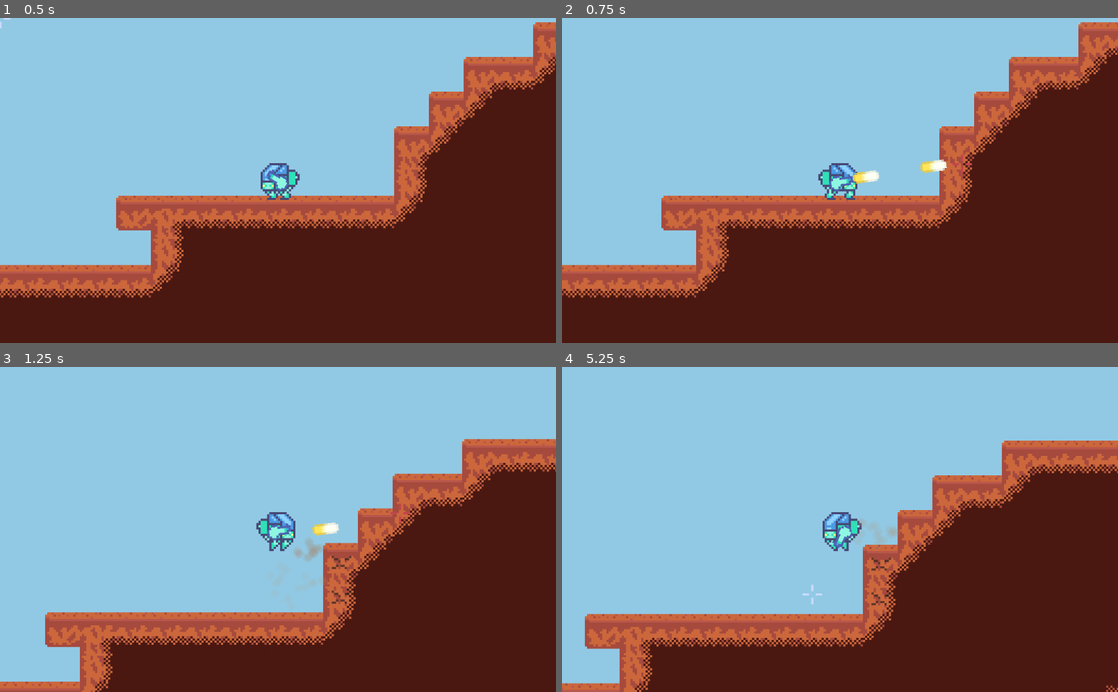
Above: before the commit, frames 1-4 (two rows, left to right).
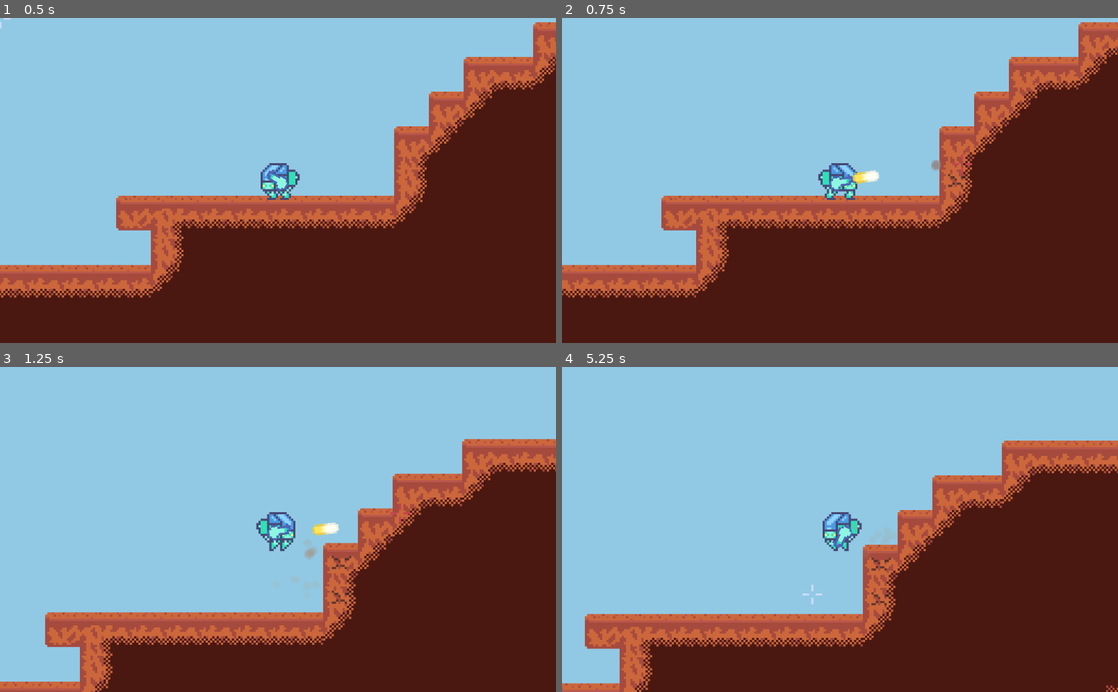
Above: after the commit, the same moments.

Repository: MichaelRRyan/Mecha-Miners
Game: Godot game, scene res://scenes/Gameplay.tscn
Two runs of this game, one before a commit and one after it. Both use one fixed random seed, a clock stepped at 60 frames per second and the inputs below.
Inputs (mouse positions are in pixels of both pictures, inside the frame that each line leads up to):
- Up to frame 1 (0.5 s): no input
- Up to frame 2 (0.75 s): tap Enter at 0.5 s; move the mouse to (962, 164) at 0.52 s; press the mouse at (962, 164) at 0.53 s; hold D (move_right) from 0.53 s (still down)
- Up to frame 3 (1.25 s): keep holding D (move_right); tap W (jump) at 0.77 s
- Up to frame 4 (5.25 s): move the mouse to (728, 545) at 1.27 s; release D (move_right) at 1.28 s; release the mouse at (728, 545) at 1.28 s; hold A (move_left) 1.28-2 s; tap H (toggle_network_panel) at 1.35, 5.1 s; tap W (jump) at 1.52 s; click (840, 549) at 2.02 s; type "12" at 2.1 s; click "Host" at 2.75 s; click "Join" at 3.5 s; move the mouse to (895, 458) at 4.27 s; press the mouse at (895, 458) at 4.28 s; hold D (move_right) from 4.28 s (still down); move the mouse to (812, 594) at 5.02 s; release the mouse at (812, 594) at 5.03 s

Frame 1 is identical in both runs. In frame 2, 0.2% of the frame differs, in the area x 64-73%, y 43-53%; in frame 3, 0.1%; in frame 4, less than 0.1%.
Error in both runs: Invalid call. Nonexistent function 'close_server' in base 'Node (Network.gd)'. (res://scripts/NetworkPanel.gd:47)

Commit message:
Fixed issue with particle direction

Diff:
--- a/scenes/Bullet.tscn
+++ b/scenes/Bullet.tscn
@@ -4,8 +4,8 @@
 [ext_resource path="res://scripts/Bullet.gd" type="Script" id=2]
 
 [sub_resource type="CapsuleShape2D" id=1]
-radius = 1.0
-height = 2.0
+radius = 2.5
+height = 6.0
 
 [node name="Bullet" type="KinematicBody2D"]
 collision_layer = 2
--- a/scenes/BulletHitParticle.tscn
+++ b/scenes/BulletHitParticle.tscn
@@ -18,7 +18,7 @@
 curve = SubResource( 3 )
 
 [sub_resource type="Curve" id=5]
-_data = [ Vector2( 0, 1 ), 0.0, 0.0, 0, 0, Vector2( 0.577778, 1 ), 0.0, -0.597336, 1, 0, Vector2( 1, 0 ), -3.63799, 0.0, 0, 0 ]
+_data = [ Vector2( 0, 1 ), 0.0, 0.0, 0, 0, Vector2( 0.577778, 1 ), 0.0, -0.597336, 1, 0, Vector2( 1, 0 ), -6.20162, 0.0, 0, 0 ]
 
 [sub_resource type="CurveTexture" id=6]
 curve = SubResource( 5 )
@@ -42,7 +42,6 @@
 [node name="HitParticle" type="Particles2D"]
 z_index = 10
 emitting = false
-amount = 16
 lifetime = 0.4
 one_shot = true
 explosiveness = 1.0
--- a/scenes/Gameplay.tscn
+++ b/scenes/Gameplay.tscn
@@ -22,15 +22,11 @@
 current = true
 zoom = Vector2( 0.25, 0.25 )
 
-[node name="BulletManager" type="Node2D" parent="." groups=[
-"bullet_manager",
-]]
+[node name="BulletManager" type="Node2D" parent="." groups=["bullet_manager"]]
 script = ExtResource( 4 )
 
 [node name="GUIManager" parent="." instance=ExtResource( 3 )]
 
 [node name="Cursor" parent="." instance=ExtResource( 6 )]
 
-[node name="Particles" type="Node2D" parent="." groups=[
-"particle_container",
-]]
+[node name="Particles" type="Node2D" parent="." groups=["particle_container"]]
--- a/scripts/Bullet.gd
+++ b/scripts/Bullet.gd
@@ -62,5 +62,7 @@
 		var container = containers[0]
 		var particle = HitParticleScene.instance()
 		container.add_child(particle)
-		particle.position = global_position + velocity.normalized() * 2.0
-		particle.rotation = global_rotation
+		particle.position = global_position + velocity.normalized() * 5.0
+		var impact_direction = -Vector3(cos(global_rotation),
+										sin(global_rotation), 0.0)
+		particle.process_material.direction = impact_direction
